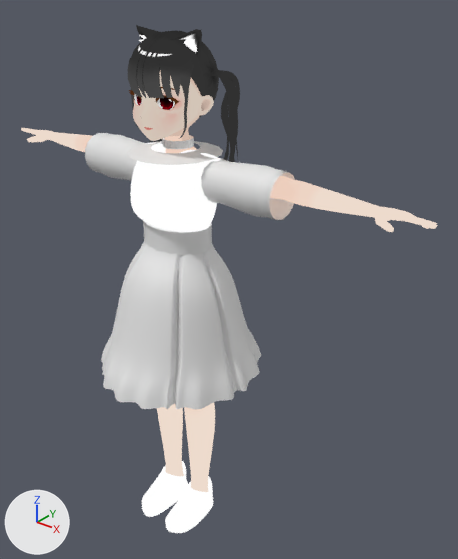
Before and after pictures for a commit that changed the Blender file Jiraichan.blend.
The view is the same before and after, from a 50 mm camera at (6.71, -7.02, 9.6) aimed at (0.56, 0.67, 4.83). Every picture has the same lights, and +X, +Y and +Z are marked at lower left.

Names of what the first picture shows: 'Body', 'Cylinder', 'Face', 'Hair', 'Nekomimi', 'Shirt', 'Shoes', 'Skirt', 'Twintail', 'sleeve', 'waist'.
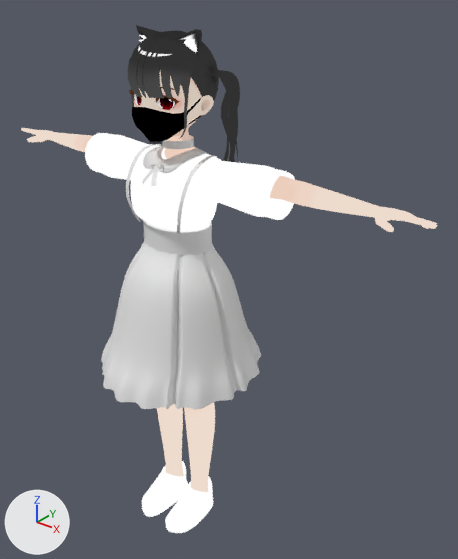
What differs and where, as boxes (x1, y1, x2, y2) in the pictures (458 x 559 px; the box of a moved part takes in the faces that stretch with it):
'sleeve', recoloured
    both: (85, 133, 295, 220)
'Cylinder', reshaped, modifiers changed
    before: (128, 141, 223, 165)
    after: (143, 146, 206, 173)
'Mask', shown
    after: (132, 96, 203, 142)
'suspender', added
    after: (126, 144, 217, 234)
'ribbon', added
    after: (142, 162, 163, 186)
part 1 of me_cylinder_003, moved or reshaped
    before: (128, 141, 223, 165)
    after: (143, 146, 206, 173)

The change, as a list of edits to the scene's bpy script:
```text
Change me_cylinder_005:
    where me_cylinder_005.from_pydata(...)  # 176 vertices, 144 faces; spans x 0.497..1.94, y -0.19..0.551, z 6.371..7.112
    add me_cylinder_005.materials.append(mat_clothes_necomimi)
Change me_cylinder_003:
    used by ob_cylinder; location = (0.0, 0.0, 0.0)
    remove me_cylinder_003.from_pydata(...)  # 32 vertices, 16 faces; spans x -0.739..0.739, y -0.686..0.793, z 7.094..7.167
    add me_cylinder_003.from_pydata(...)  # 34 vertices, 16 faces; spans x 0.0..0.429, y -0.419..0.518, z 6.911..7.152
    me_cylinder_003 part 1: the whole mesh is rebuilt
    me_cylinder_003 part 2: the surface is now shaded smooth
Add me_plane_003:
    me_plane_003.from_pydata(...)  # 42 vertices, 20 faces; spans x -0.326..0.647, y -0.489..0.602, z 5.969..7.09
Add cu_nurbspath:
    cu_nurbspath = bpy.data.curves.new('NurbsPath', 'CURVE')
    cu_nurbspath.dimensions = '3D'
    _sp = cu_nurbspath.splines.new('NURBS'); _sp.points.add(5)
    _sp.points.foreach_set('co', [0.0, -0.322, 6.992, 1.0, 0.09, -0.377, 6.981, 1.0, 0.156, -0.425, 6.942, 1.0, 0.137, -0.451, 6.93, 1.0, 0.0738, -0.406, 6.97, 1.0, 0.0, -0.322, 6.992, 1.0])
    _sp.order_u = 5
    _sp.order_v = 0
    _sp.resolution_u = 2
    _sp.use_endpoint_u = True
    _sp = cu_nurbspath.splines.new('NURBS'); _sp.points.add(2)
    _sp.points.foreach_set('co', [0.0, -0.341, 7.002, 1.0, 0.0481, -0.494, 6.849, 1.0, 0.12, -0.568, 6.725, 1.0])
    _sp.order_u = 3
    _sp.order_v = 0
    _sp.resolution_u = 2
    _sp.use_endpoint_u = True
    cu_nurbspath.use_path = True
    cu_nurbspath.bevel_mode = 'OBJECT'
    cu_nurbspath.resolution_u = 2
    cu_nurbspath.fill_mode = 'FULL'
    cu_nurbspath.bevel_object = ob_nurbspath
Add cu_nurbspath_001:
    cu_nurbspath_001 = bpy.data.curves.new('NurbsPath.001', 'CURVE')
    cu_nurbspath_001.dimensions = '3D'
    _sp = cu_nurbspath_001.splines.new('NURBS'); _sp.points.add(1)
    _sp.points.foreach_set('co', [-0.0386, 0.0, 0.0, 1.0, 0.0386, 0.0, 0.0, 1.0])
    _sp.order_u = 2
    _sp.order_v = 0
    _sp.use_endpoint_u = True
    cu_nurbspath_001.use_path = True
    cu_nurbspath_001.fill_mode = 'FULL'
Change ob_mask:
    remove ob_mask.hide_set(True)
Change ob_cylinder:
    add _m = ob_cylinder.modifiers.new('Mirror', 'MIRROR')
    add _m.use_clip = True
    add _m = ob_cylinder.modifiers.new('Solidify', 'SOLIDIFY')
    add _m.thickness = 0.02
Add ob_suspender:
    ob_suspender = bpy.data.objects.new('suspender', me_plane_003)
    ob_suspender.location = (0.0, 0.0, 0.0)
    _m = ob_suspender.modifiers.new('Mirror', 'MIRROR')
Add ob_ribbon:
    ob_ribbon = bpy.data.objects.new('ribbon', cu_nurbspath)
    ob_ribbon.location = (0.0, 0.0, 0.0)
    _m = ob_ribbon.modifiers.new('Mirror', 'MIRROR')
    _m.use_clip = True
Add ob_nurbspath:
    ob_nurbspath = bpy.data.objects.new('NurbsPath', cu_nurbspath_001)
    ob_nurbspath.location = (0.0, 0.0, 0.0)
```
